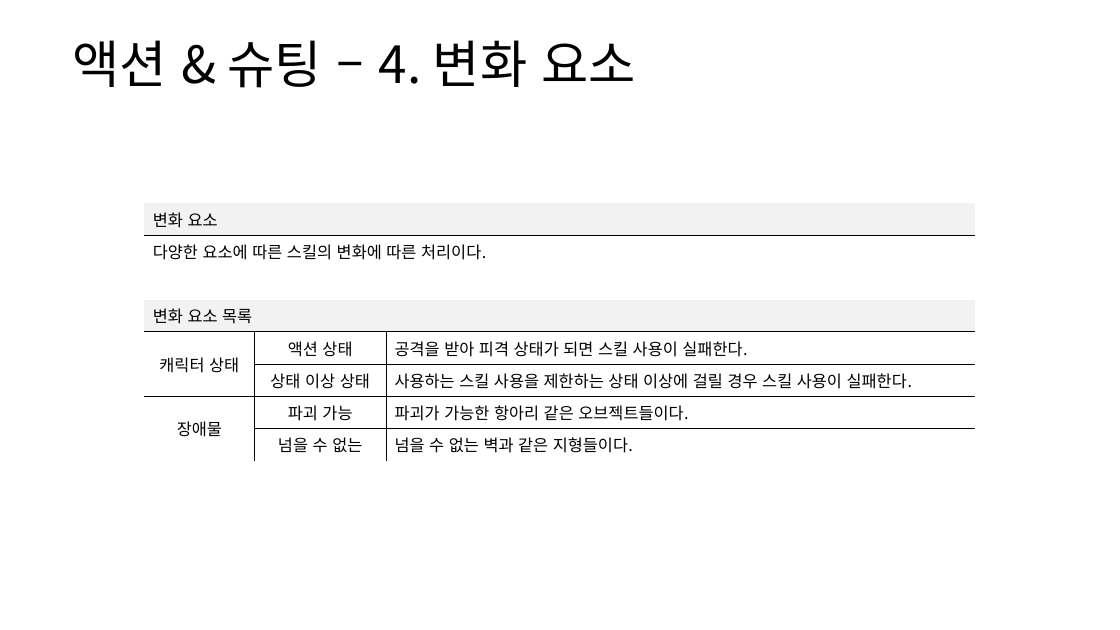
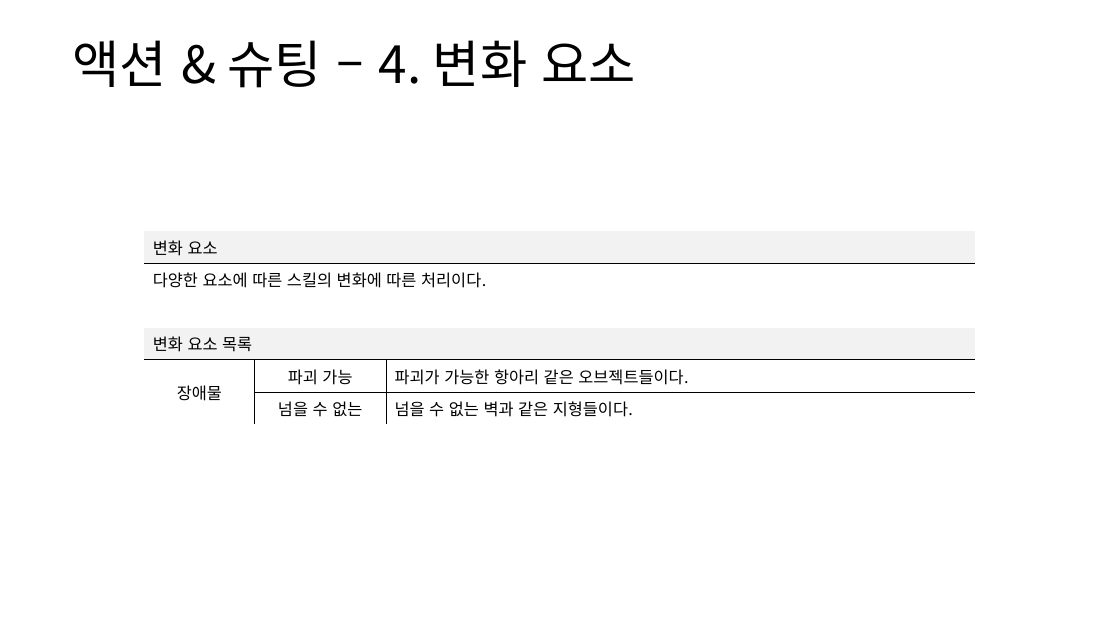
Before and after one commit to yjk0401/unityenginebasic_9th, a slide deck: slide 53 of 기획/방랑엽사전/스킬 시스템 기획서.pptx. Drawn at 1120x630 pixels with LibreOffice and Linux fonts; fonts in the diff are those of the drawing. Boxes give left, top, right and bottom in pixels: in the first picture for what was removed or moved away, otherwise in the second. Text is boxed around its words. In the diff, an @@ line names an element or a change of style, - is before the commit and + after.

```diff
--- a/기획/방랑엽사전/스킬 시스템 기획서.pptx
+++ b/기획/방랑엽사전/스킬 시스템 기획서.pptx
@@ table at (x1=145, y1=231, x2=976, y2=421) @@
-row 5: 캐릭터 상태 | 액션 상태 | 공격을 받아 피격 상태가 되면 스킬 사용이 실패한다.
-row 6:  | 상태 이상 상태 | 사용하는 스킬 사용을 제한하는 상태 이상에 걸릴 경우 스킬 사용이 실패한다.
@@ table resized from (x1=145, y1=203, x2=976, y2=457) to (x1=145, y1=231, x2=976, y2=421) @@
```
Also in this commit, not shown: 10 other slides changed, 3 slides removed, 2 other files.
